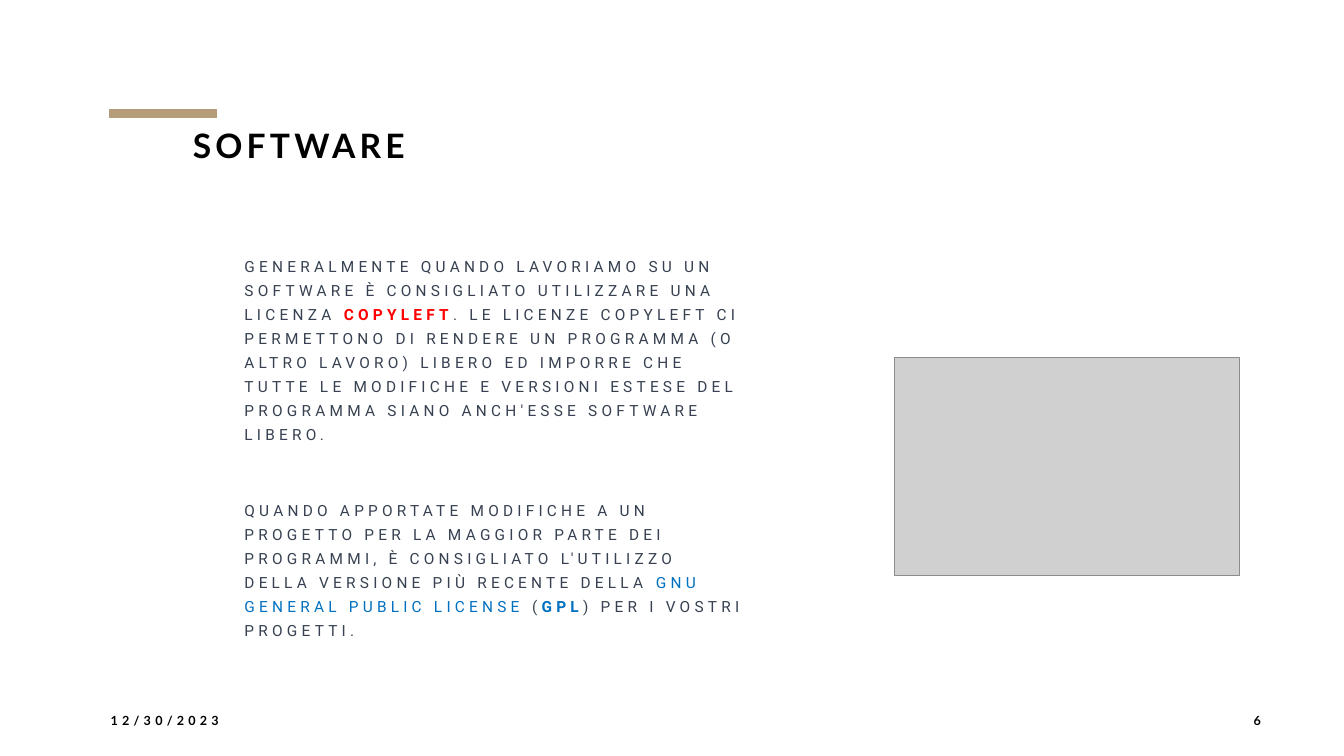
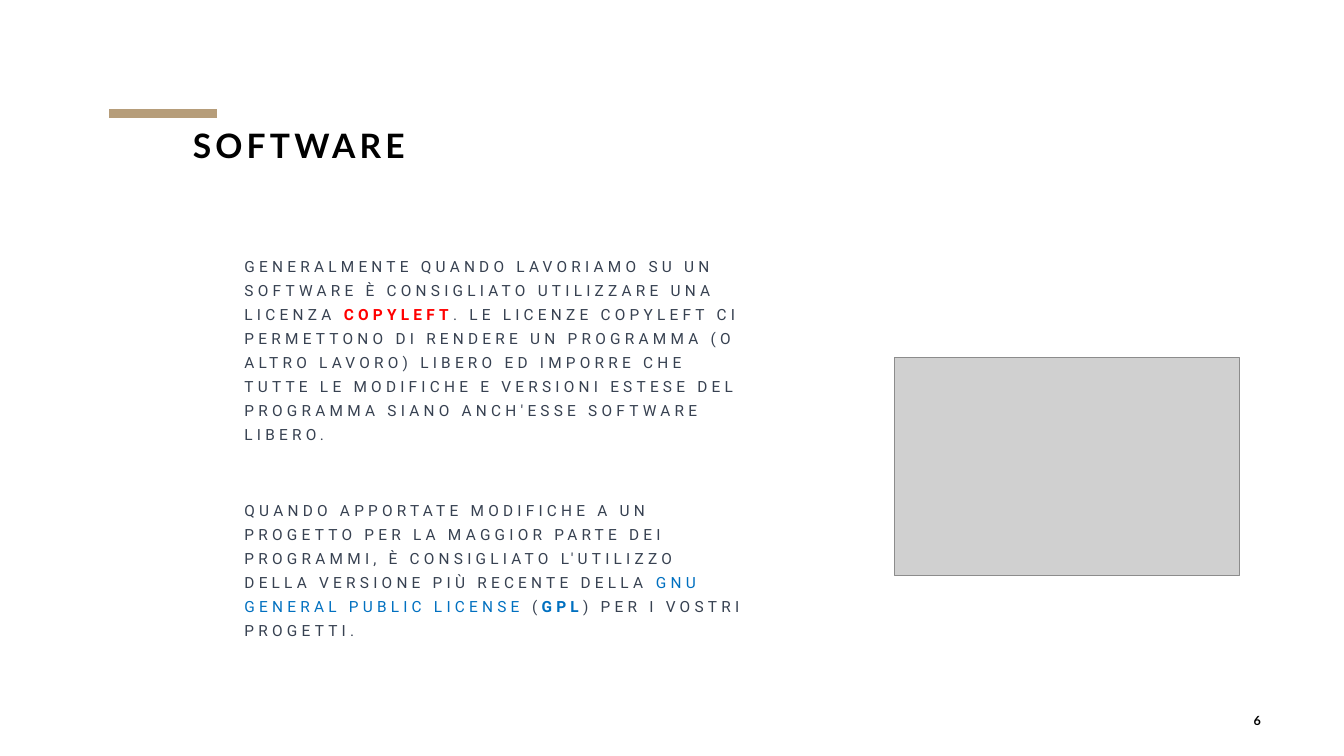
Before and after one commit to Dreadfulorca/esame, a slide deck: slide 6 of slide/opensource.pptx. Drawn at 1344x756 pixels with LibreOffice and Linux fonts; fonts in the diff are those of the drawing; grey boxes stand for pictures; background and template pictures are left out. Boxes give left, top, right and bottom in pixels: in the first picture for what was removed or moved away, otherwise in the second. Text is boxed around its words. In the diff, an @@ line names an element or a change of style, - is before the commit and + after.

```diff
--- a/slide/opensource.pptx
+++ b/slide/opensource.pptx
@@ text removed at (111, 715, 219, 726) @@
-12/30/2023
```
Also in this commit, not shown: 6 other slides changed, 15 slides added, 1 other file.
